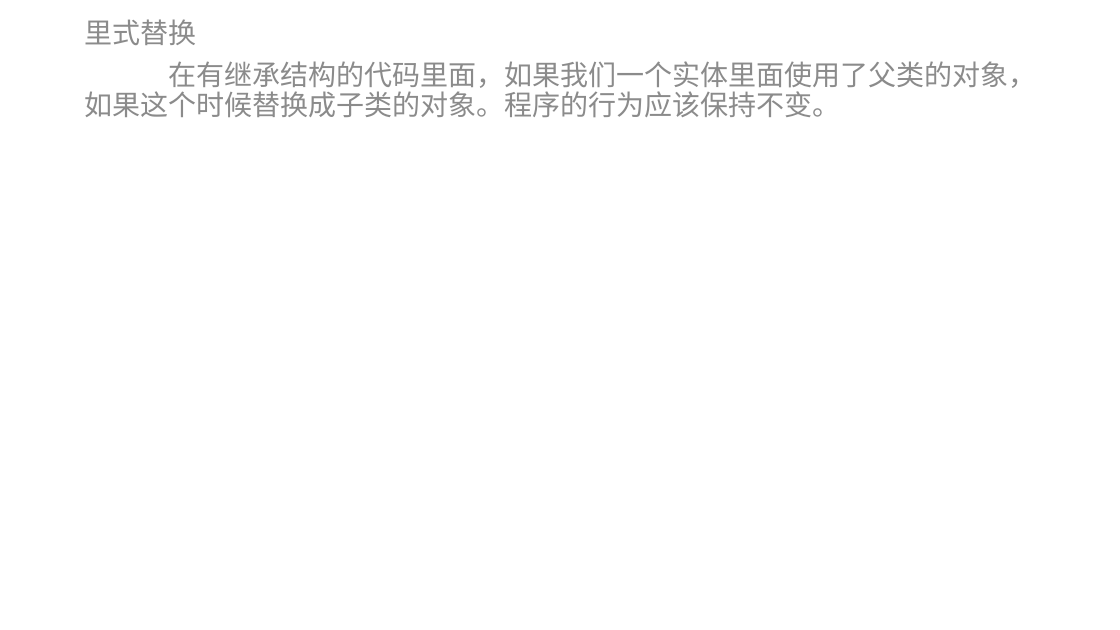
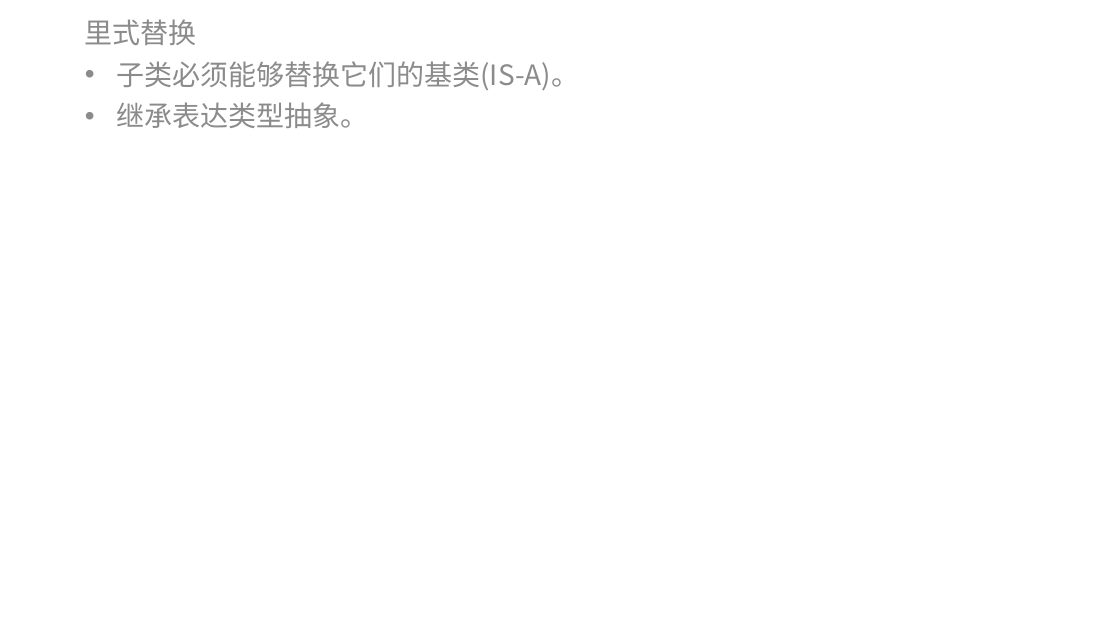
Before and after one commit to mshandle/GStar, a slide deck: slide 7 of Document/les2/les2.pptx (slide 4 before the commit). Drawn at 1120x630 pixels with LibreOffice and Linux fonts; fonts in the diff are those of the drawing. Boxes give left, top, right and bottom in pixels: in the first picture for what was removed or moved away, otherwise in the second. Text is boxed around its words. In the diff, an @@ line names an element or a change of style, - is before the commit and + after.

```diff
--- a/Document/les2/les2.pptx
+++ b/Document/les2/les2.pptx
@@ text at (116, 61, 579, 128): text changed @@
-在有继承结构的代码里面，如果我们一个实体里面使用了父类的对象，如果这个时候替换成子类的对象。程序的行为应该保持不变。
+• 子类必须能够替换它们的基类(IS-A)。
+• 继承表达类型抽象。
```
Also in this commit, not shown: 3 other slides changed, 5 slides added, 3 slides removed, 9 other files.
